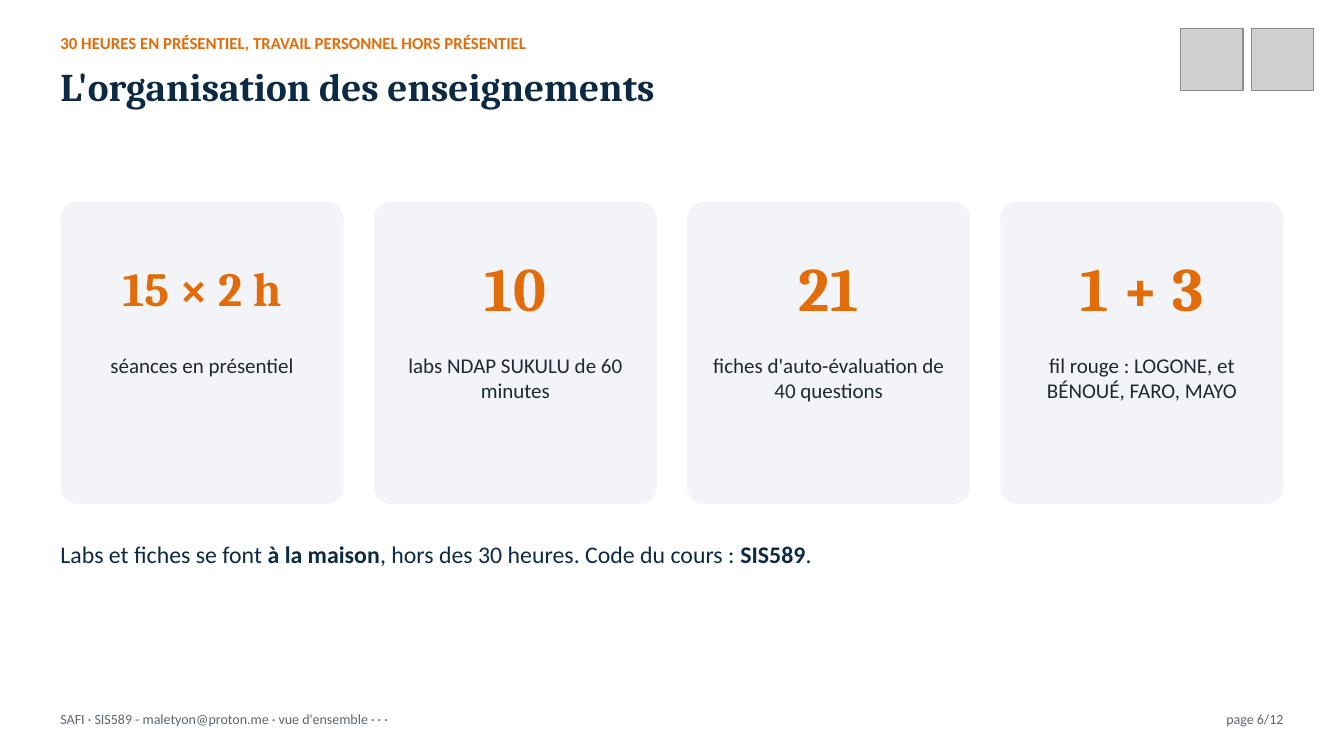
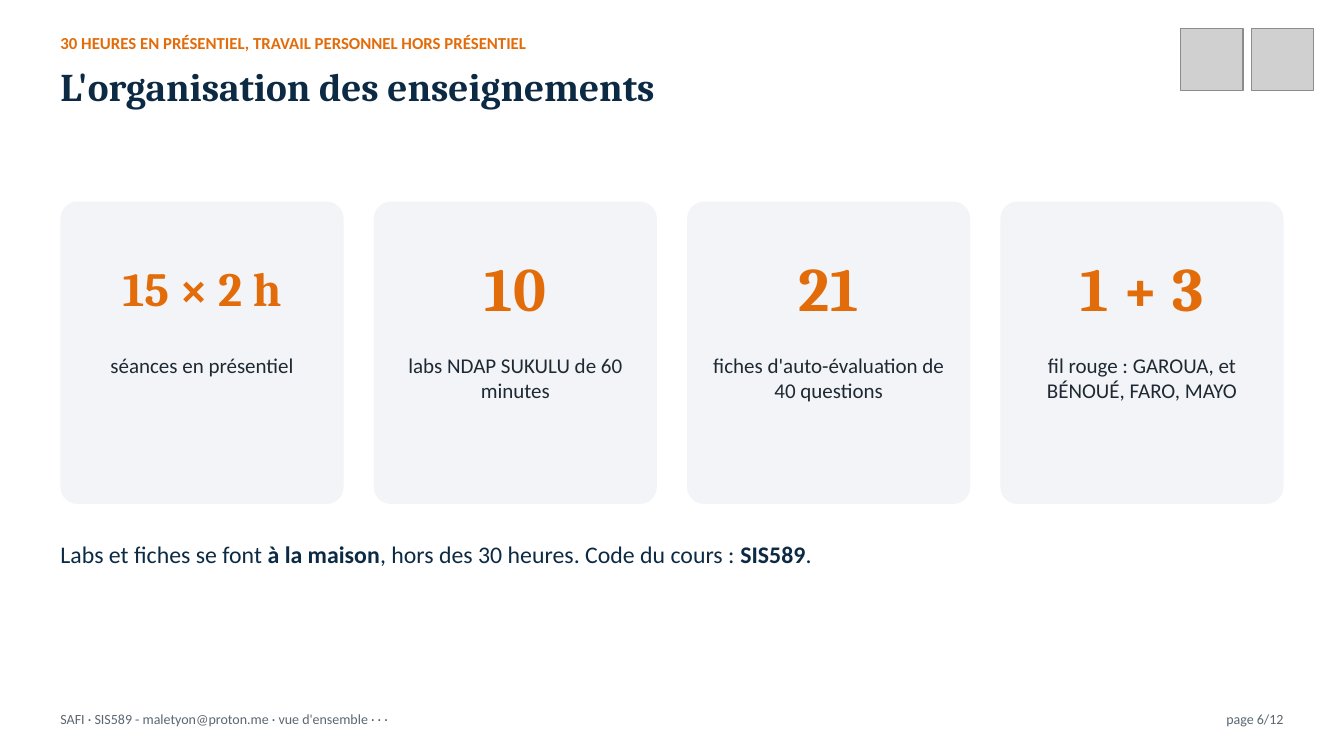
Before and after one commit to MaletYon/cours-safi, a slide deck: slide 6 of Présentation/SAFI_00_vision_globale.pptx. Drawn at 1344x756 pixels with LibreOffice and Linux fonts; fonts in the diff are those of the drawing; grey boxes stand for pictures. Boxes give left, top, right and bottom in pixels: in the first picture for what was removed or moved away, otherwise in the second. Text is boxed around its words. In the diff, an @@ line names an element or a change of style, - is before the commit and + after.

```diff
--- a/Présentation/SAFI_00_vision_globale.pptx
+++ b/Présentation/SAFI_00_vision_globale.pptx
@@ text at bbox=[1047, 358, 1237, 401]: text changed @@
-fil rouge : LOGONE, et BÉNOUÉ, FARO, MAYO
+fil rouge : GAROUA, et BÉNOUÉ, FARO, MAYO
```
Also in this commit, not shown: 42 other files.
